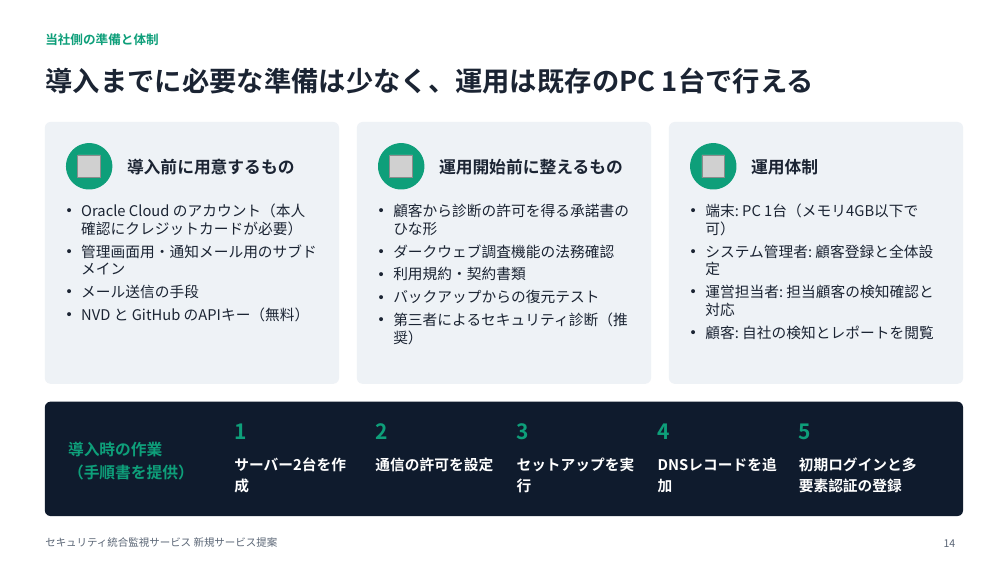
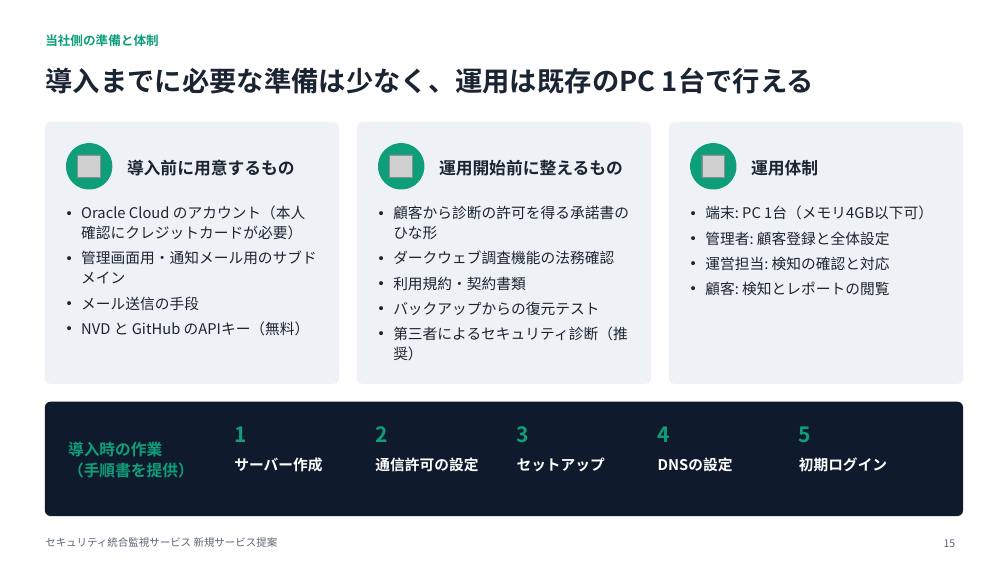
Before and after one commit to hiirocreate/DeepSec, a slide deck: slide 15 of docs/proposal/セキュリティ統合監視サービス_提案資料.pptx (slide 14 before the commit). Drawn at 1008x567 pixels with LibreOffice and Linux fonts; fonts in the diff are those of the drawing; grey boxes stand for pictures. Boxes give left, top, right and bottom in pixels: in the first picture for what was removed or moved away, otherwise in the second. Text is boxed around its words. In the diff, an @@ line names an element or a change of style, - is before the commit and + after.

```diff
--- a/docs/proposal/セキュリティ統合監視サービス_提案資料.pptx
+++ b/docs/proposal/セキュリティ統合監視サービス_提案資料.pptx
@@ text "導入前に用意するもの" at (127, 159, 295, 176): line spacing 1 to 22pt @@
@@ text "Oracle Cloud のアカウント（本人確認にクレジットカードが必要）" at (81, 205, 317, 336): line spacing 1 to 19pt @@
@@ text "顧客から診断の許可を得る承諾書のひな形" at (393, 205, 629, 360): line spacing 1 to 19pt @@
@@ text at (705, 205, 933, 295): text changed @@
-• 端末: PC 1台（メモリ4GB以下で可）
-• システム管理者: 顧客登録と全体設定
-• 運営担当者: 担当顧客の検知確認と対応
-• 顧客: 自社の検知とレポートを閲覧
+• 端末: PC 1台（メモリ4GB以下可）
+• 管理者: 顧客登録と全体設定
+• 運営担当: 検知の確認と対応
+• 顧客: 検知とレポートの閲覧
@@ text "導入時の作業" at (68, 441, 194, 478): line spacing 1.2 to 20pt @@
@@ line spacing 1 to 27pt in 5 elements at (234, 426, 246, 442), (375, 426, 387, 442), (517, 426, 529, 442), (658, 426, 670, 442), (799, 426, 811, 442) @@
@@ text at (234, 457, 322, 472): text changed @@
-サーバー2台を作成
+サーバー作成
@@ text at (375, 457, 478, 472): text changed @@
-通信の許可を設定
+通信許可の設定
@@ text at (517, 457, 605, 471): text changed @@
-セットアップを実行
+セットアップ
@@ text at (658, 457, 733, 471): text changed @@
-DNSレコードを追加
+DNSの設定
@@ text at (799, 457, 887, 472): text changed @@
-初期ログインと多要素認証の登録
+初期ログイン
@@ page number at (944, 539, 956, 547): text changed @@
-14
+15
```
Also in this commit, not shown: 14 other slides changed, 1 slide added.
